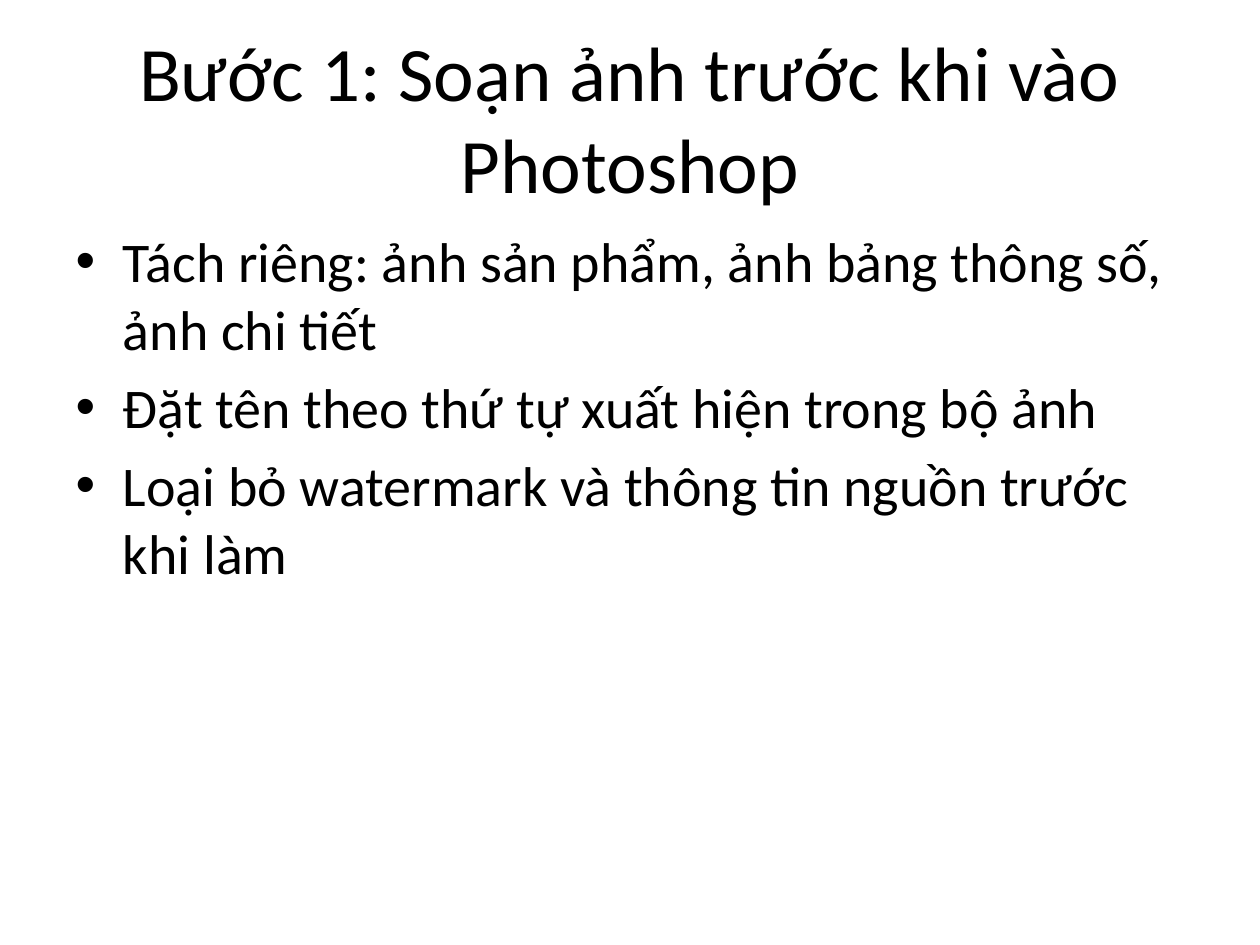
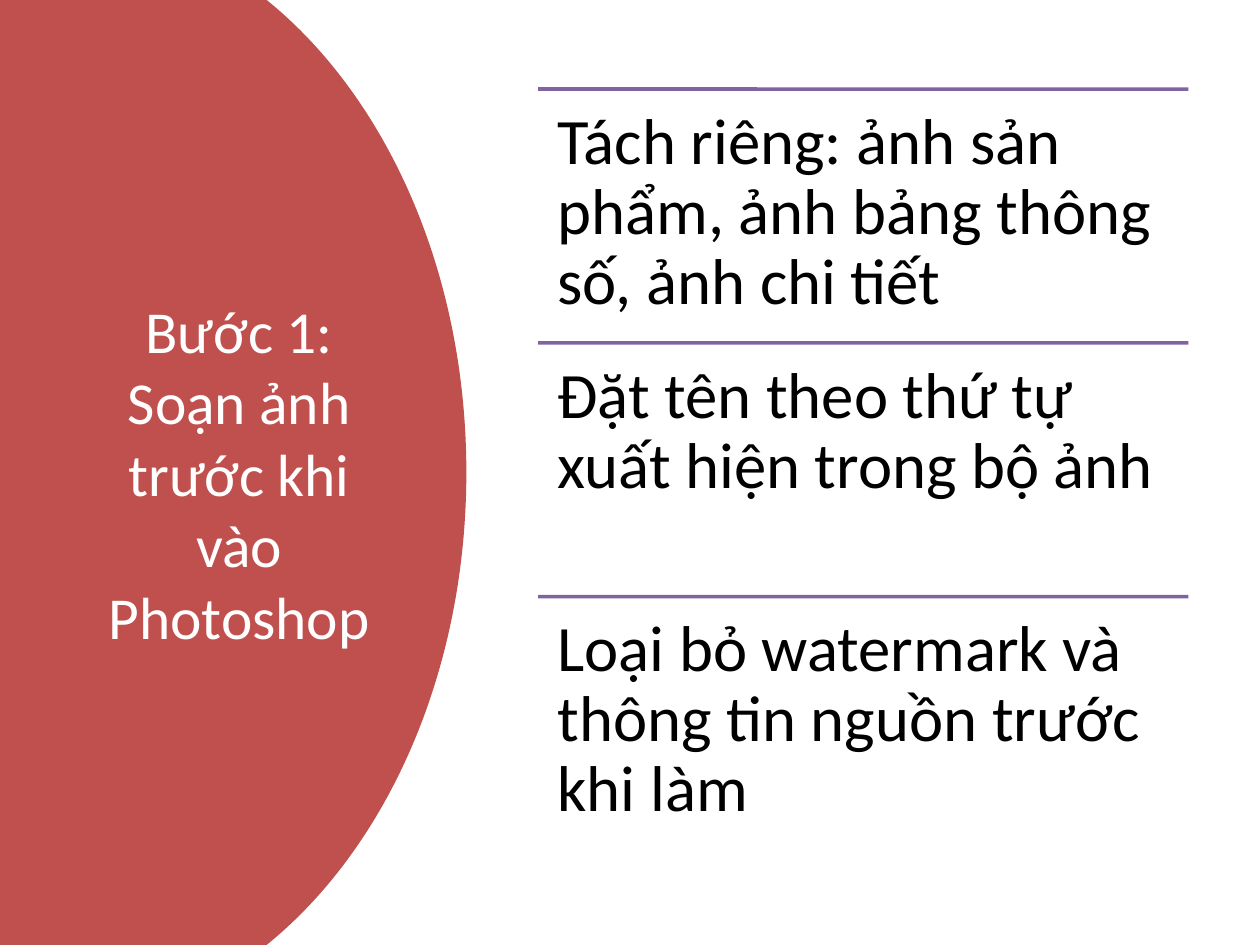
Before and after one commit to SokKimThanh/Yas-upload-hinh, a slide deck: slide 3 of Linh Kiện Khuôn Ép Nhựa/33-tapered-pin-set-standard-installation-type-suj2/yas-tek-full-ky-nang-upload-sp.pptx. Drawn at 1260x945 pixels with LibreOffice and Linux fonts; fonts in the diff are those of the drawing. Boxes give left, top, right and bottom in pixels: in the first picture for what was removed or moved away, otherwise in the second. Text is boxed around its words. In the diff, an @@ line names an element or a change of style, - is before the commit and + after.

```diff
--- a/Linh Kiện Khuôn Ép Nhựa/33-tapered-pin-set-standard-installation-type-suj2/yas-tek-full-ky-nang-upload-sp.pptx
+++ b/Linh Kiện Khuôn Ép Nhựa/33-tapered-pin-set-standard-installation-type-suj2/yas-tek-full-ky-nang-upload-sp.pptx
@@ freeform shape added at (x1=0, y1=0, x2=466, y2=945), fill #C0504D @@
@@ title "Bước 1: Soạn ảnh trước ..." moved from (x1=139, y1=47, x2=1119, y2=206) to (x1=109, y1=312, x2=370, y2=649) @@
@@ title "Bước 1: Soạn ảnh trước ..." at (x1=109, y1=312, x2=370, y2=649): size 44 to 34 pt, text colour #000000 to #FFFFFF @@
@@ text removed at (x1=123, y1=238, x2=1161, y2=575) @@
-• Tách riêng: ảnh sản phẩm, ảnh bảng thông số, ảnh chi tiết
-• Đặt tên theo thứ tự xuất hiện trong bộ ảnh
-• Loại bỏ watermark và thông tin nguồn trước khi làm
@@ group added at (x1=538, y1=89, x2=1188, y2=812): 3 lines, 3 texts @@
+Tách riêng: ảnh sản phẩm, ảnh bảng thông số, ảnh chi tiết
+Đặt tên theo thứ tự xuất hiện trong bộ ảnh
+Loại bỏ watermark và thông tin nguồn trước khi làm
```
Also in this commit, not shown: 7 other slides changed, 2 other files.
